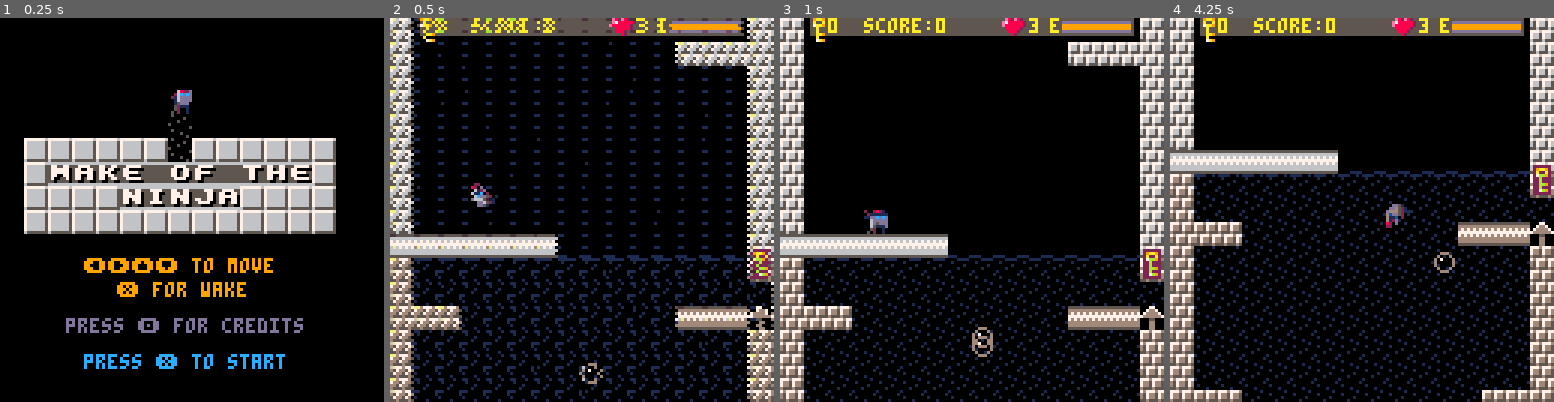
Above: before the commit, frames 1-4 (left to right).
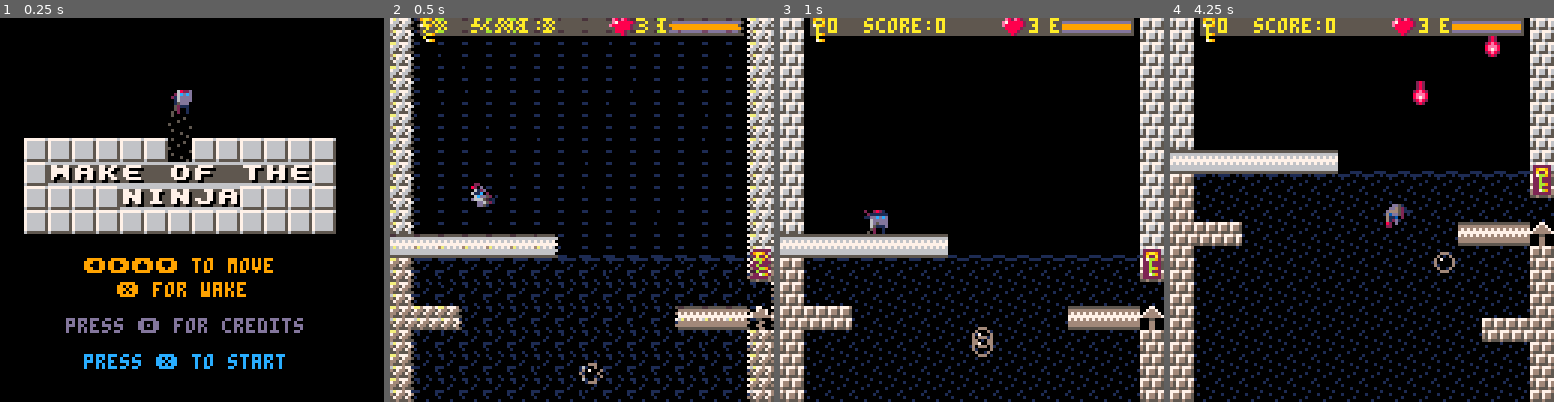
Above: after the commit, the same moments.

Repository: ggaughan/wake-of-the-ninja
Game: PICO-8 cartridge wakey.p8
Two runs of this game, one before a commit and one after it. Both use one fixed random seed, a clock stepped at 60 frames per second and the inputs below.
Inputs:
- Up to frame 1 (0.25 s): no input
- Up to frame 2 (0.5 s): tap X (X key) at 0.33 s
- Up to frame 3 (1 s): tap O (Z key) at 0.7 s
- Up to frame 4 (4.25 s): tap X (X key) at 1.07, 1.85, 2.97, 4.08 s; hold Right 1.6-2.1 s; tap O (Z key) every 0.4 s from 1.7 to 4.1 s; hold Up 2.15-2.42 s; hold Right 2.47-3.03 s; hold Left 3.08-3.58 s; hold Down 3.63-3.97 s; hold Right from 4.02 s (still down)

Frame 1 is identical in both runs. In frame 2, 1.2% of the frame differs, in the area x 74-94%, y 6-13%; in frame 3, 1.2%; in frame 4, 1.9%, in the area x 6-94%, y 4-100%.

Commit message:
Tweak + more durer

Diff:
--- a/wakey.p8
+++ b/wakey.p8
@@ -8,7 +8,7 @@
 
 -- init tab
 -----------
-debug = false
+debug = true
 assert_durer = debug
 
 version = 1.0
@@ -65,7 +65,7 @@
 enemy_limit = 3
 enemy_die_duration = 15
 persist_mass = 2
-enemy_chance = 0.997
+enemy_chance = 0.995
 bubble_limit = 5
 bubble_chance = 0.95
 
@@ -143,6 +143,19 @@
 	{3,13,11,7},
 	{15,1,7,11},
 
+	-- split
+	{16,3,9,6},
+	{2,13,7,12},
+
+	{5,10,4,15},
+	{11,8,14,1},
+
+	{16,5,2,11},
+	{9,4,7,14},
+
+	{3,10,13,8},
+	{6,15,12,1},
+
 	-- quadrants
 	{16,3,5,10},
 	{2,13,11,8},
@@ -156,8 +169,8 @@
 key_seq_dur = 0.8  -- seconds each
 
 w_h = 1000
-w_h = 750
-room_margin = 8  -- e.g. 4 -> leave top and bottom 1/4 free of rooms
+w_h = 800
+room_margin = 10  -- e.g. 4 -> leave top and bottom 1/4 free of rooms
 room_chance = 0.77  -- todo adjust if room_margin or w_h changes
 level_size = w_h / 10
 level_points = 50
Not shown, changed: the thumbnail (__label__) section of wakey.p8
